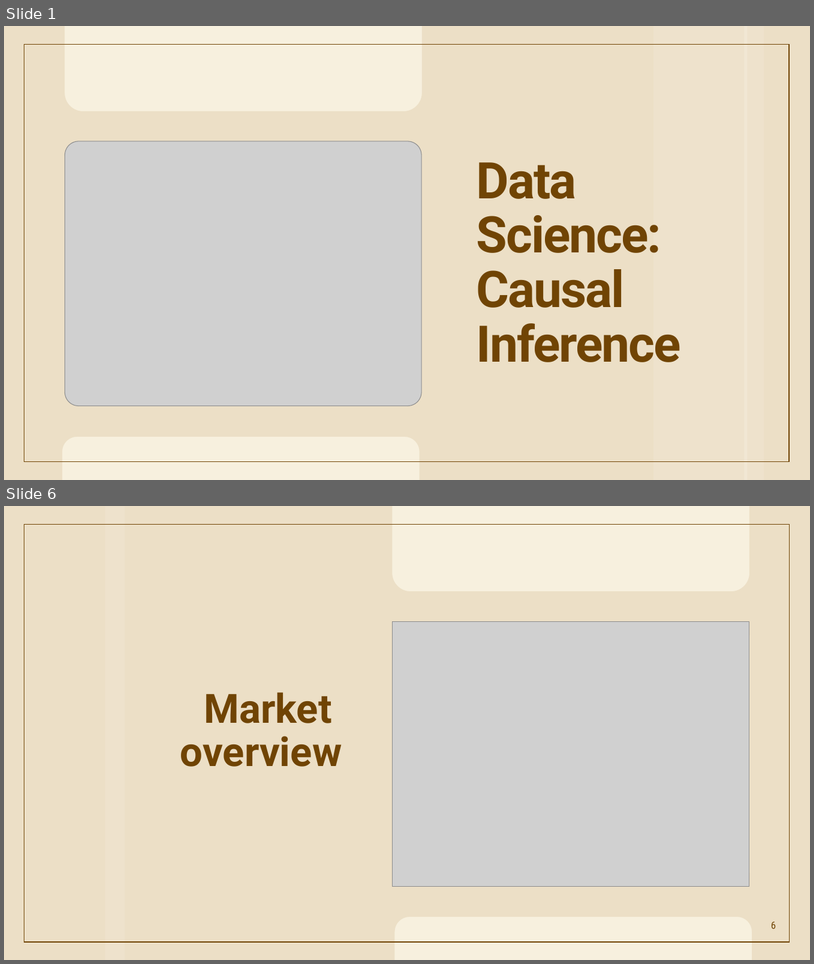
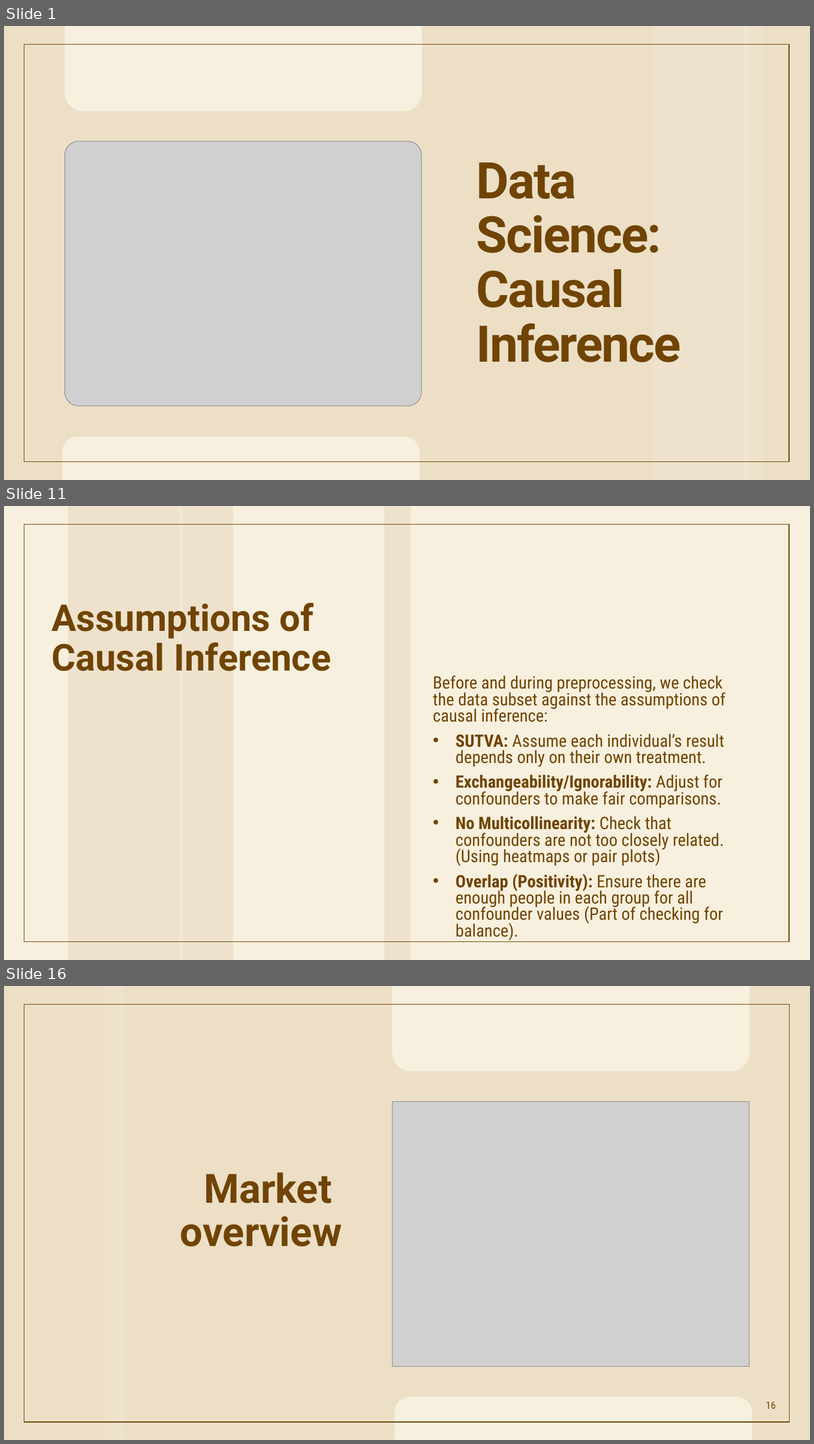
Before and after one commit to FaatimahMajothi98/Causal-Inference-Analysis, a slide deck: Causal Inference.pptx. Shown one above the other, each under a label of ours: slides 1 and 6 before the commit, slides 1, 11 and 16 after it; the slides between them are not shown. The pictures are 814x964 and 814x1444 pixels, drawn with LibreOffice and Linux fonts; fonts in the diff are those of the drawing; grey boxes stand for pictures; background and template pictures are left out. Boxes give left, top, right and bottom in pixels: in the first picture for what was removed or moved away, otherwise in the second. Text is boxed around its words. In the diff, an @@ line names an element or a change of style, - is before the commit and + after.

```diff
--- a/Causal Inference.pptx
+++ b/Causal Inference.pptx
@@ slide 11 added at (4,506,810,960), background #F7F0DE; not listed: 1 template element that a slide beside it also shows @@
@@ rectangle added at (68,506,233,960), fill #EEE2CC @@
@@ rectangle added at (179,506,182,960), fill #F1E7D4 @@
@@ rectangle added at (384,506,411,960), fill #EEE2CC @@
@@ title added at (51,603,331,671), 44 pt, text #704404, bold @@
+Assumptions of Causal Inference
@@ text added at (433,675,726,924), 20.4 pt, text #704404 @@
+Before and during preprocessing, we check the data subset against the assumptions of causal inference:
+• SUTVA: Assume each individual’s result depends only on their own treatment.
+• Exchangeability/Ignorability: Adjust for confounders to make fair comparisons.
+• No Multicollinearity: Check that confounders are not too closely related. (Using heatmaps or pair plots)
+• Overlap (Positivity): Ensure there are enough people in each group for all confounder values (Part of checking for balance).
@@ what was slide 6 is now slide 16 @@
@@ page number at (766,1401,776,1408): text changed @@
-6
+16
```
Also in this commit, not shown: 1 slide changed, 12 other slides added, 4 slides removed, 7 other files.
